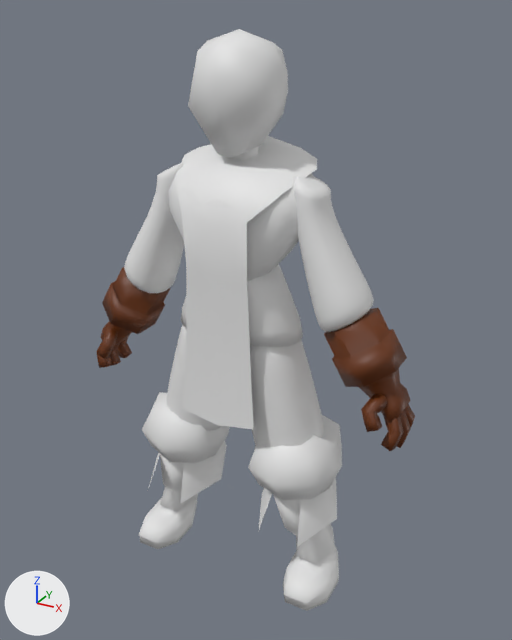
Before and after pictures for a commit that changed the Blender file 3d-hack&slash/Models/player.blend.
Before and after are seen from a camera (50 mm lens) standing at (5.02, -8.67, 8.69) and looking at (0.19, 0.11, 4.3). Lighting does not change. The marker at lower left points along +X, +Y and +Z. The older version comes first.

In view in the first picture: 'Arms', 'Boots', 'Chest', 'Colth', 'Fingers', 'Gloves', 'Head', 'Hips', 'Knees', 'Legs' and 1 more.
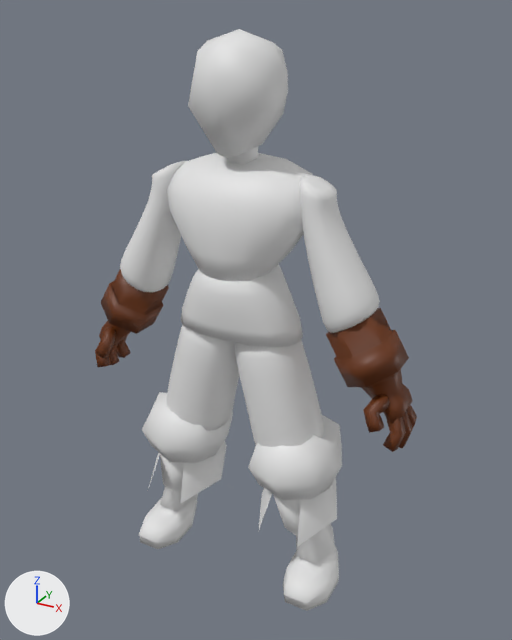
Location of each change, (x1, y1, x2, y2) in pixels of the pictures (512 x 640 px):
'Colth', hidden: before (175, 136, 317, 429)
'Arms', moved: before (124, 163, 374, 332); after (120, 161, 380, 333)
'Gloves', moved: before (101, 267, 411, 422); after (99, 269, 413, 423)
'Fingers', moved: before (96, 326, 415, 451); after (95, 326, 417, 452)
'Chest', unchanged, uncovered by the edit: before (169, 163, 313, 281); after (167, 153, 312, 282)

The change, as a diff of the scene's bpy script:
```diff
--- a/3d-hack&slash/Models/player.blend.py
+++ b/3d-hack&slash/Models/player.blend.py
@@ ob_gloves @@
 ob_gloves = bpy.data.objects.new('Gloves', me_circle)
-ob_gloves.location = (0.23, 0.0, -0.96)
+ob_gloves.location = (0.26, 0.0, -0.96)
 _m = ob_gloves.modifiers.new('Mirror', 'MIRROR')
@@ ob_fingers @@
 ob_fingers = bpy.data.objects.new('Fingers', me_plane)
-ob_fingers.location = (0.23, 0.0, -0.96)
+ob_fingers.location = (0.26, 0.0, -0.96)
 _m = ob_fingers.modifiers.new('Mirror', 'MIRROR')
@@ ob_arms @@
 ob_arms = bpy.data.objects.new('Arms', me_cube_006)
-ob_arms.location = (0.0, 0.0, -0.42)
+ob_arms.location = (0.09, 0.0, -0.42)
 _m = ob_arms.modifiers.new('Subdivision', 'SUBSURF')
@@ ob_colth @@
 _m = ob_colth.modifiers.new('Mirror', 'MIRROR')
 _m.use_clip = True
+ob_colth.hide_set(True)
```
